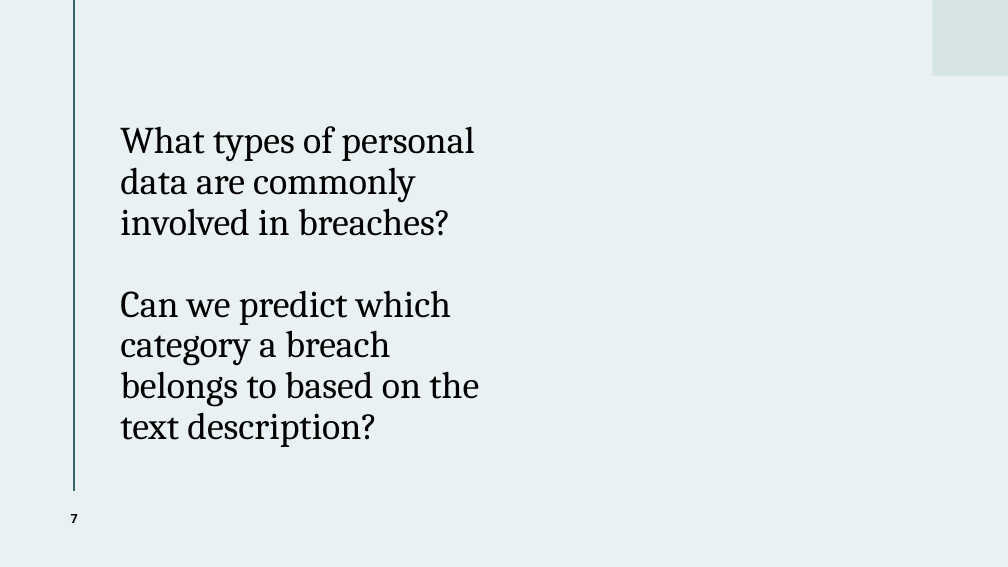
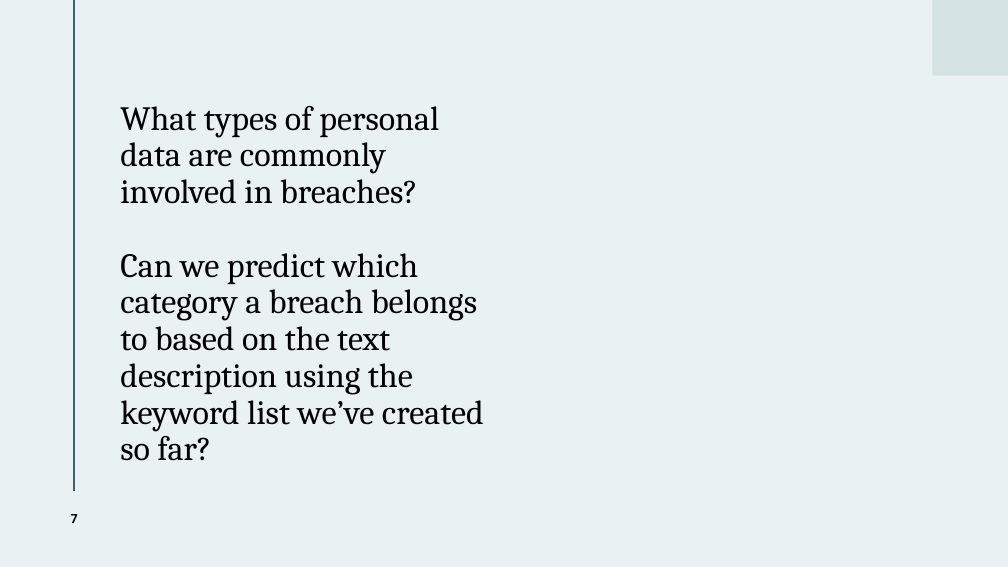
Before and after one commit to wjarosz0001/CIT-4105-DE1, a slide deck: slide 7 of CIT-4105-DE1 Powerpoint.pptm. Drawn at 1008x567 pixels with LibreOffice and Linux fonts; fonts in the diff are those of the drawing. Boxes give left, top, right and bottom in pixels: in the first picture for what was removed or moved away, otherwise in the second. Text is boxed around its words. In the diff, an @@ line names an element or a change of style, - is before the commit and + after.

Commit message:
More Powerpoint updates

```diff
--- a/CIT-4105-DE1 Powerpoint.pptm
+++ b/CIT-4105-DE1 Powerpoint.pptm
@@ title at [120, 106, 484, 461]: text changed; size 36 to 32.4 pt @@
-What types of personal data are commonly involved in breaches?
-Can we predict which category a breach belongs to based on the text description?
+What types of personal data are commonly involved in breaches?
+Can we predict which category a breach belongs to based on the text description using the keyword list we’ve created so far?
```
Also in this commit, not shown: 2 other slides changed, 1 slide added, 2 slides removed.
